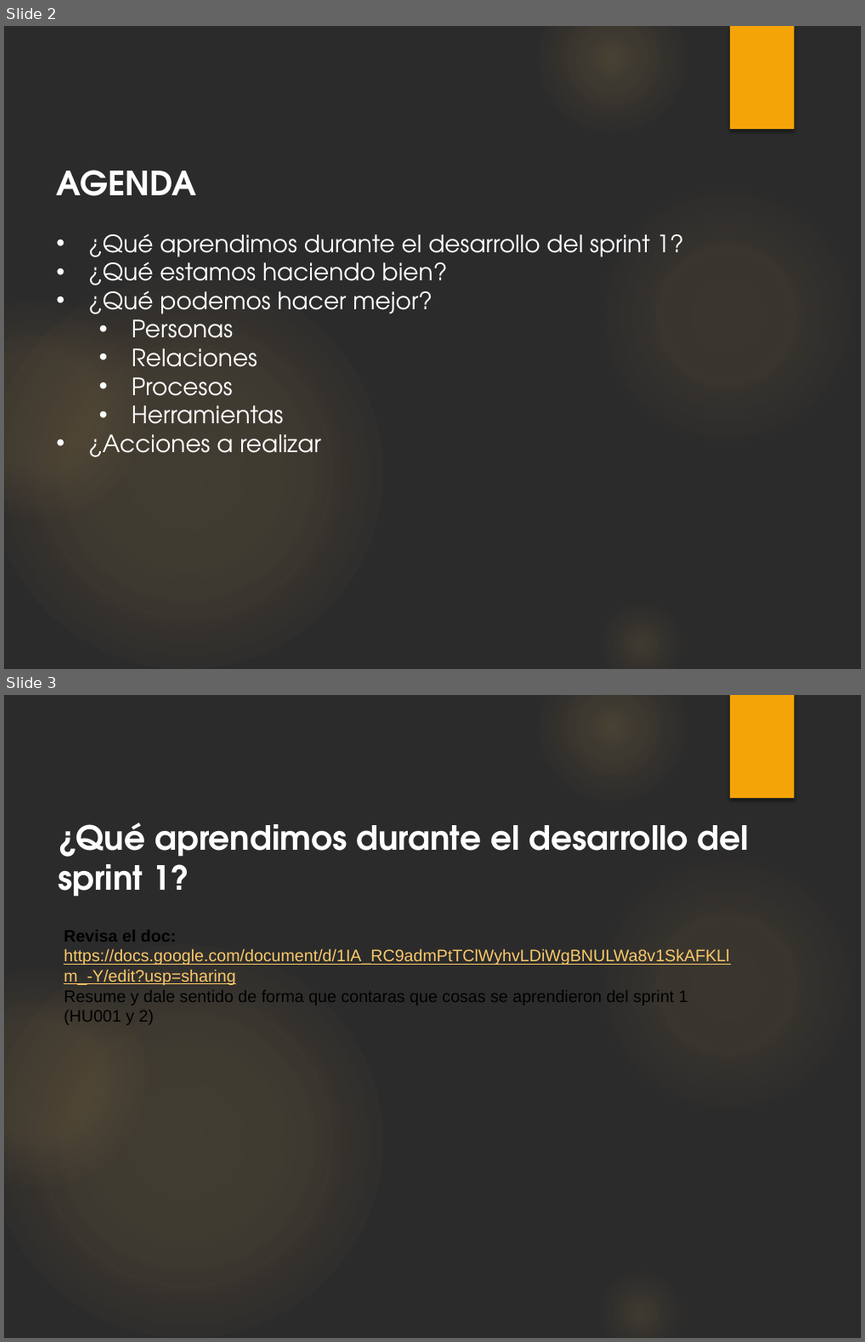
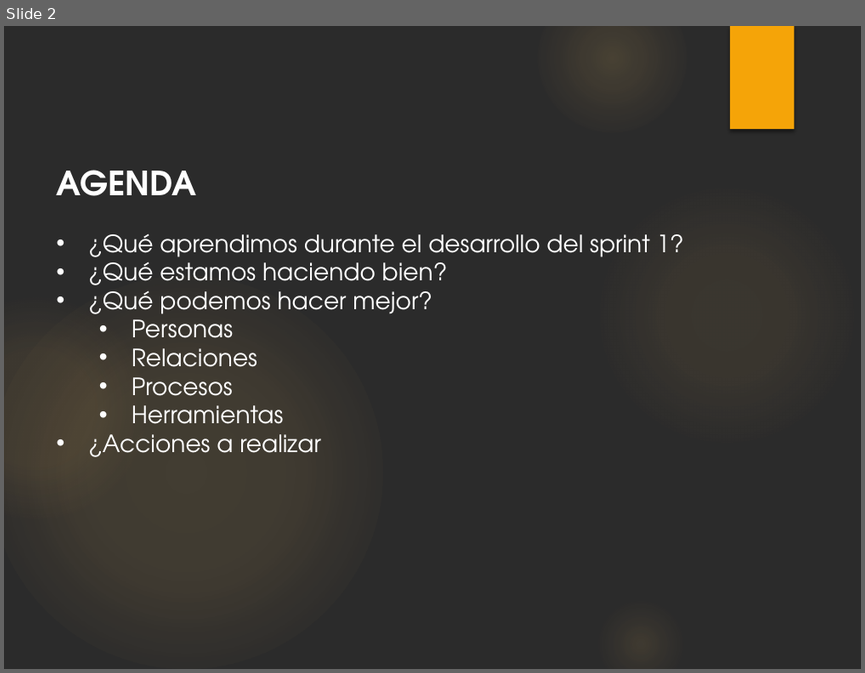
Before and after one commit to chrishvk/Modulo---Informes--TP2, a slide deck: Docs/INSPECCIÓN 3/16052024 - 9. Retrospectiva del Sprint 1.pptx. Shown one above the other, each under a label of ours: slides 2 and 3 before the commit, slide 2 after it. The pictures are 865x1342 and 865x673 pixels, drawn with LibreOffice and Linux fonts; fonts in the diff are those of the drawing; background and template pictures are left out; a plain dark background stands for a picture behind light text. Boxes give left, top, right and bottom in pixels: in the first picture for what was removed or moved away, otherwise in the second. Text is boxed around its words. In the diff, an @@ line names an element or a change of style, - is before the commit and + after.

```diff
--- a/Docs/INSPECCIÓN 3/16052024 - 9. Retrospectiva del Sprint 1.pptx
+++ b/Docs/INSPECCIÓN 3/16052024 - 9. Retrospectiva del Sprint 1.pptx
@@ slide 3 removed at <box>4,695,861,1338</box>, background picture (left out); not listed: 6 template elements that a slide beside it also shows @@
@@ text removed at <box>58,823,749,896</box> @@
-¿Qué aprendimos durante el desarrollo del sprint 1?
@@ text removed at <box>64,930,729,1025</box> @@
-Revisa el doc: https://docs.google.com/document/d/1IA_RC9admPtTClWyhvLDiWgBNULWa8v1SkAFKLlm_-Y/edit?usp=sharing
-Resume y dale sentido de forma que contaras que cosas se aprendieron del sprint 1 (HU001 y 2)
```
Also in this commit, not shown: 1 slide changed, 3 slides added, 2 other slides removed, 3 other files.
